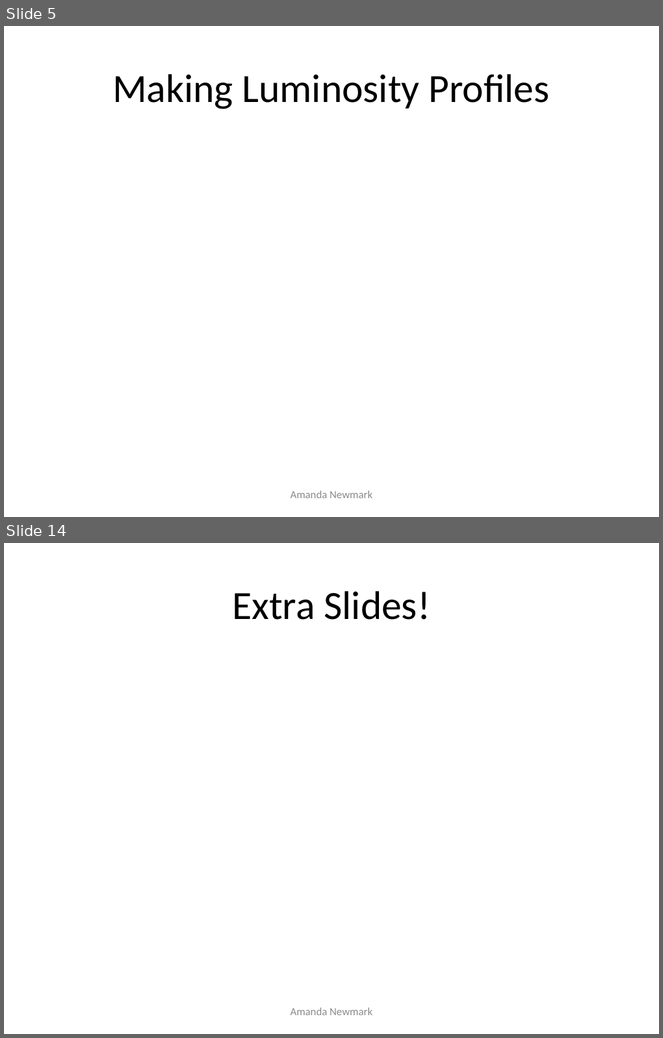
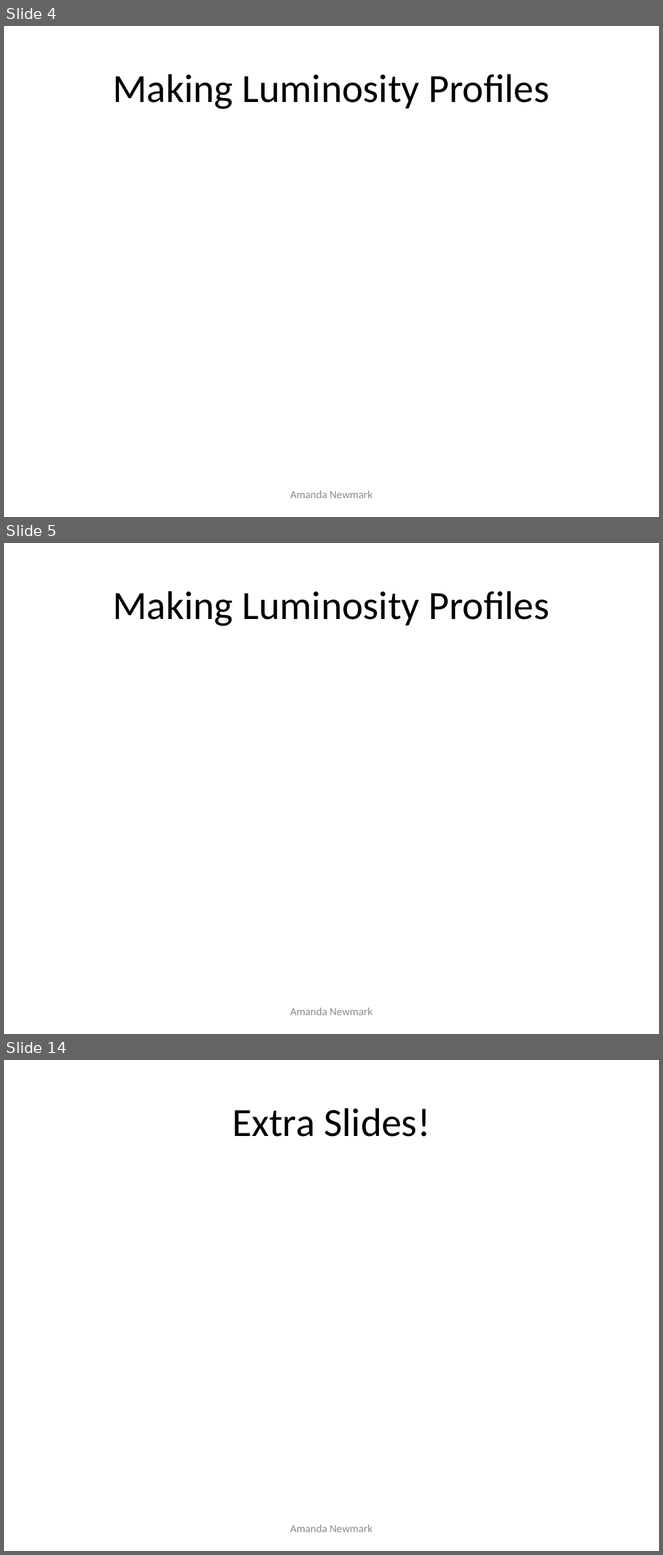
Before and after one commit to anewmark/galaxy_dark_matter, a slide deck: big_presentation.pptx. Shown one above the other, each under a label of ours: slides 5 and 14 before the commit, slides 4, 5 and 14 after it; the slides between them are not shown. The pictures are 663x1038 and 663x1555 pixels, drawn with LibreOffice and Linux fonts; fonts in the diff are those of the drawing. Boxes give left, top, right and bottom in pixels: in the first picture for what was removed or moved away, otherwise in the second. Text is boxed around its words. In the diff, an @@ line names an element or a change of style, - is before the commit and + after.

```diff
--- a/big_presentation.pptx
+++ b/big_presentation.pptx
@@ slide 5 added at (x1=4, y1=543, x2=659, y2=1034), background #FFFFFF @@
@@ title added at (x1=113, y1=591, x2=549, y2=626), 44 pt, text #000000 @@
+Making Luminosity Profiles
@@ text added at (x1=291, y1=1008, x2=373, y2=1016), 12 pt, text #8C8C8C @@
+Amanda Newmark
@@ what was slide 5 is now slide 4 @@
```
Also in this commit, not shown: 9 slides changed, 1 other slide added, 2 slides removed, 3 other files.
